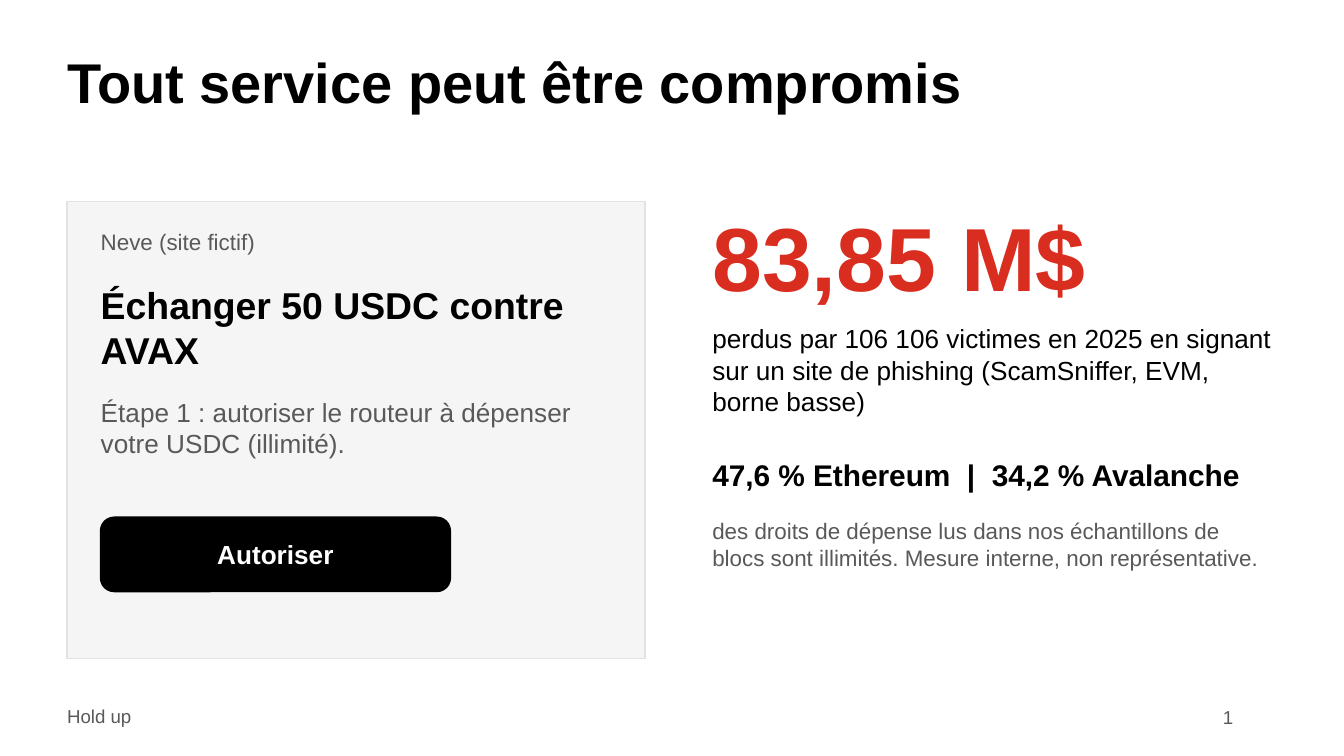
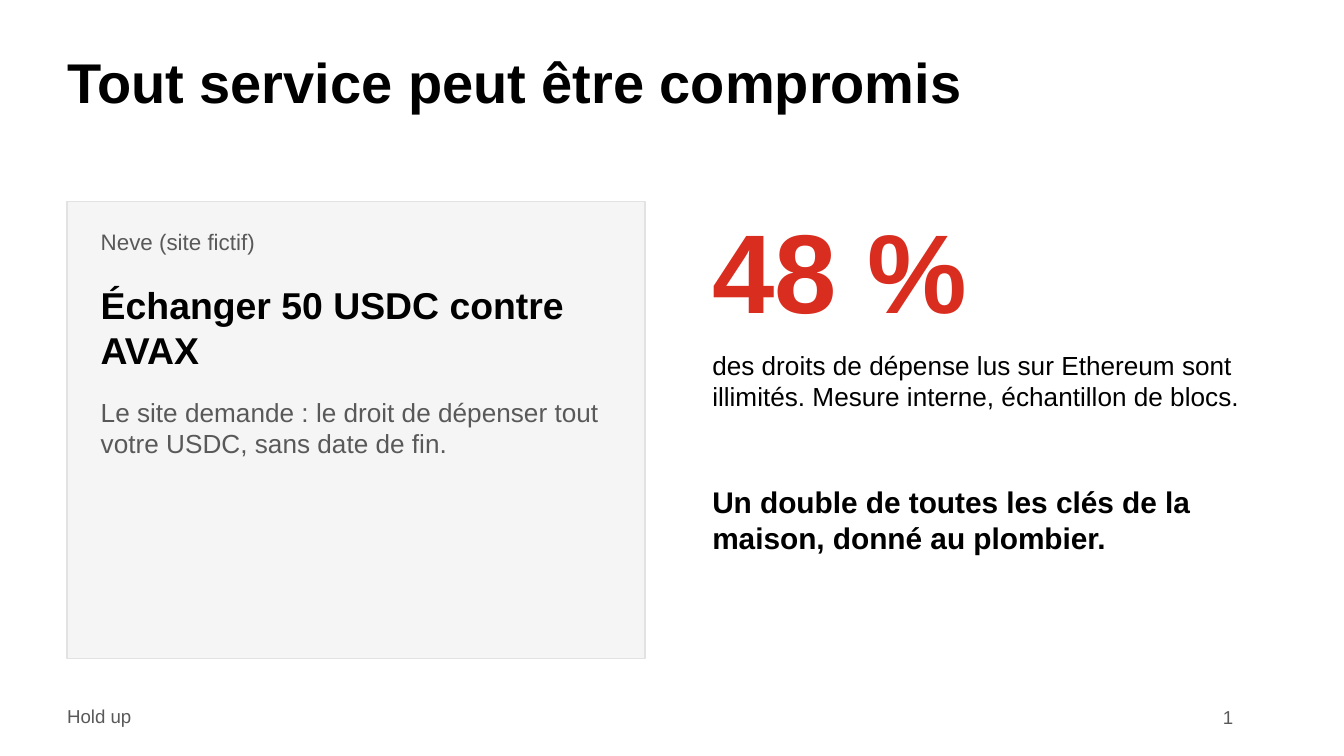
Before and after one commit to adembnn/secure-horizon, a slide deck: slide 1 of livrables/deck/holdup.pptx. Drawn at 1344x756 pixels with LibreOffice and Linux fonts; fonts in the diff are those of the drawing. Boxes give left, top, right and bottom in pixels: in the first picture for what was removed or moved away, otherwise in the second. Text is boxed around its words. In the diff, an @@ line names an element or a change of style, - is before the commit and + after.

```diff
--- a/livrables/deck/holdup.pptx
+++ b/livrables/deck/holdup.pptx
@@ text removed at (712, 224, 1085, 305) @@
-83,85 M$
@@ text added at (712, 234, 837, 314), 60 pt, text #D92D20, bold @@
+48 %
@@ text removed at (712, 329, 1270, 417) @@
-perdus par 106 106 victimes en 2025 en signant sur un site de phishing (ScamSniffer, EVM, borne basse)
@@ text at (712, 355, 1238, 410): text changed; size 12 to 14 pt; text colour #595959 to #000000 @@
-des droits de dépense lus dans nos échantillons de blocs sont illimités. Mesure interne, non représentative.
+des droits de dépense lus sur Ethereum sont illimités. Mesure interne, échantillon de blocs.
@@ text at (101, 403, 599, 457): text changed @@
-Étape 1 : autoriser le routeur à dépenser votre USDC (illimité).
+Le site demande : le droit de dépenser tout votre USDC, sans date de fin.
@@ text removed at (712, 464, 1240, 491) @@
-47,6 % Ethereum | 34,2 % Avalanche
@@ text added at (712, 491, 1190, 554), 16 pt, text #000000, bold @@
+Un double de toutes les clés de la maison, donné au plombier.
@@ rounded rectangle removed at (101, 517, 450, 591) @@
@@ text removed at (217, 545, 333, 565) @@
-Autoriser
```
Also in this commit, not shown: 1 other slide changed, 7 slides added, 7 slides removed, 12 other files.
